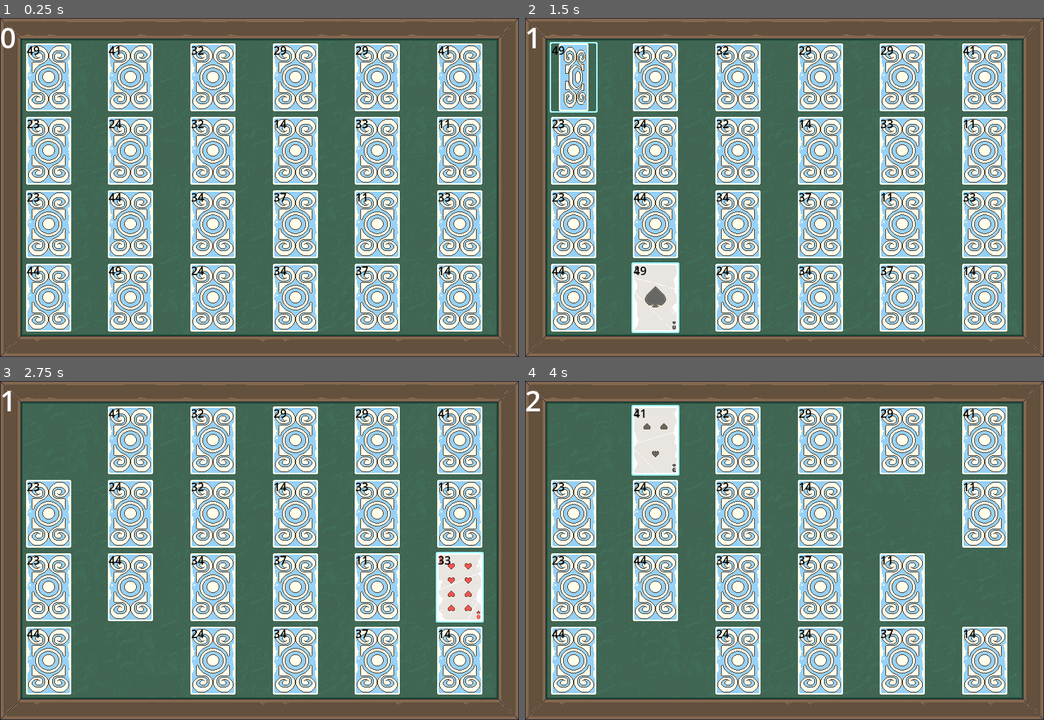
Above: before the commit, frames 1-4 (two rows, left to right).
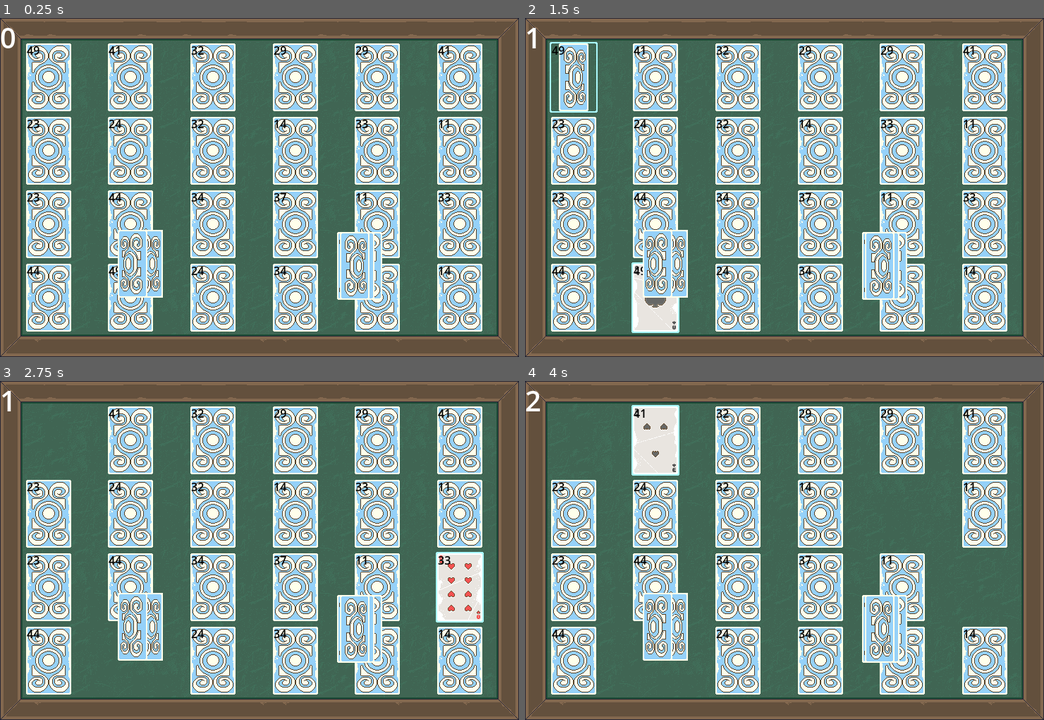
Above: after the commit, the same moments.

Repository: Kiingst/Matching-game
Game: Godot game, scene res://Main/main.tscn
Same seed, same stepped clock (60 frames per second), same inputs: the game is played once before the commit and once after it.
Inputs (mouse positions are in pixels of both pictures, inside the frame that each line leads up to):
- Up to frame 1 (0.25 s): no input
- Up to frame 2 (1.5 s): tap Enter at 0.5 s; move the mouse to (654, 295) at 0.52 s; press the mouse at (654, 295) at 0.53 s; tap Space at 1.25 s; move the mouse to (571, 79) at 1.27 s; release the mouse at (571, 79) at 1.28 s; click (571, 79) at 1.35 s
- Up to frame 3 (2.75 s): tap Enter at 2 s; move the mouse to (461, 587) at 2.02 s; press the mouse at (461, 587) at 2.03 s
- Up to frame 4 (4 s): tap Space at 2.75 s; move the mouse to (903, 513) at 2.77 s; release the mouse at (903, 513) at 2.78 s; click (903, 513) at 2.85 s; tap Enter at 3.5 s; move the mouse to (654, 442) at 3.52 s; press the mouse at (654, 442) at 3.53 s

The runs differ from the first frame. In frame 1, 2.7% of the frame differs, in the area x 22-74%, y 62-84%; in frame 2, 2.9%; in frame 3, 2.9%; in frame 4, 2.9%.

Commit message:
working on shuffle animations

Diff:
--- a/Main/main.tscn
+++ b/Main/main.tscn
@@ -1,9 +1,10 @@
-[gd_scene load_steps=8 format=3 uid="uid://7hib2gtqeyir"]
+[gd_scene load_steps=11 format=3 uid="uid://7hib2gtqeyir"]
 
 [ext_resource type="Script" path="res://Main/main.gd" id="1_h3yox"]
 [ext_resource type="Texture2D" uid="uid://1gpahgo2tqkt" path="res://PixelCard_Assets/Tiles/Table_Top_32x32.png" id="1_qcjsq"]
 [ext_resource type="PackedScene" uid="uid://bmo6xl6djg5bd" path="res://Main/card.tscn" id="3_4btpo"]
 [ext_resource type="PackedScene" uid="uid://bqucfcbqg0fay" path="res://Main/music.tscn" id="4_o7476"]
+[ext_resource type="SpriteFrames" uid="uid://dqirunp745r4n" path="res://Main/shuffle_frames.tres" id="5_b2nmi"]
 
 [sub_resource type="TileSetAtlasSource" id="TileSetAtlasSource_xx8if"]
 texture = ExtResource("1_qcjsq")
@@ -53,6 +54,14 @@
 [sub_resource type="LabelSettings" id="LabelSettings_r60a3"]
 font_size = 40
 
+[sub_resource type="Animation" id="Animation_psvgm"]
+resource_name = "Place_cards"
+
+[sub_resource type="AnimationLibrary" id="AnimationLibrary_kmqmg"]
+_data = {
+"Place_cards": SubResource("Animation_psvgm")
+}
+
 [node name="Main" type="Node2D"]
 script = ExtResource("1_h3yox")
 sizex = 6
@@ -83,3 +92,22 @@
 label_settings = SubResource("LabelSettings_r60a3")
 
 [node name="Music" parent="." instance=ExtResource("4_o7476")]
+
+[node name="AnimatedSprite2D" type="AnimatedSprite2D" parent="."]
+position = Vector2(199, 348)
+sprite_frames = ExtResource("5_b2nmi")
+frame_progress = 0.200213
+
+[node name="AnimatedSprite2D2" type="AnimatedSprite2D" parent="."]
+position = Vector2(510, 351)
+sprite_frames = ExtResource("5_b2nmi")
+frame = 7
+frame_progress = 0.0768458
+
+[node name="AnimationPlayer" type="AnimationPlayer" parent="."]
+libraries = {
+"": SubResource("AnimationLibrary_kmqmg")
+}
+
+[node name="AnimationTree" type="AnimationTree" parent="."]
+root_node = NodePath("../AnimationPlayer")
--- /dev/null
+++ b/Main/shuffle_frames.tres
@@ -0,0 +1,67 @@
+[gd_resource type="SpriteFrames" load_steps=10 format=3 uid="uid://dqirunp745r4n"]
+
+[ext_resource type="Texture2D" uid="uid://bn4v6ktdywan2" path="res://PixelCard_Assets/Cards/ShuffleCards_SpriteSheet_Spacing_6px/Shupple_Cards_Blue_64x96px_274x198px.png" id="1_ty86m"]
+
+[sub_resource type="AtlasTexture" id="AtlasTexture_d5toa"]
+atlas = ExtResource("1_ty86m")
+region = Rect2(0, 0, 64, 96)
+
+[sub_resource type="AtlasTexture" id="AtlasTexture_wprxt"]
+atlas = ExtResource("1_ty86m")
+region = Rect2(70, 0, 64, 96)
+
+[sub_resource type="AtlasTexture" id="AtlasTexture_radi7"]
+atlas = ExtResource("1_ty86m")
+region = Rect2(140, 0, 64, 96)
+
+[sub_resource type="AtlasTexture" id="AtlasTexture_dyj64"]
+atlas = ExtResource("1_ty86m")
+region = Rect2(210, 0, 64, 96)
+
+[sub_resource type="AtlasTexture" id="AtlasTexture_dr0rr"]
+atlas = ExtResource("1_ty86m")
+region = Rect2(0, 102, 64, 96)
+
+[sub_resource type="AtlasTexture" id="AtlasTexture_x1vrw"]
+atlas = ExtResource("1_ty86m")
+region = Rect2(70, 102, 64, 96)
+
+[sub_resource type="AtlasTexture" id="AtlasTexture_gf485"]
+atlas = ExtResource("1_ty86m")
+region = Rect2(140, 102, 64, 96)
+
+[sub_resource type="AtlasTexture" id="AtlasTexture_1kd1t"]
+atlas = ExtResource("1_ty86m")
+region = Rect2(210, 102, 64, 96)
+
+[resource]
+animations = [{
+"frames": [{
+"duration": 1.0,
+"texture": SubResource("AtlasTexture_d5toa")
+}, {
+"duration": 1.0,
+"texture": SubResource("AtlasTexture_wprxt")
+}, {
+"duration": 1.0,
+"texture": SubResource("AtlasTexture_radi7")
+}, {
+"duration": 1.0,
+"texture": SubResource("AtlasTexture_dyj64")
+}, {
+"duration": 1.0,
+"texture": SubResource("AtlasTexture_dr0rr")
+}, {
+"duration": 1.0,
+"texture": SubResource("AtlasTexture_x1vrw")
+}, {
+"duration": 1.0,
+"texture": SubResource("AtlasTexture_gf485")
+}, {
+"duration": 1.0,
+"texture": SubResource("AtlasTexture_1kd1t")
+}],
+"loop": true,
+"name": &"default",
+"speed": 7.0
+}]
